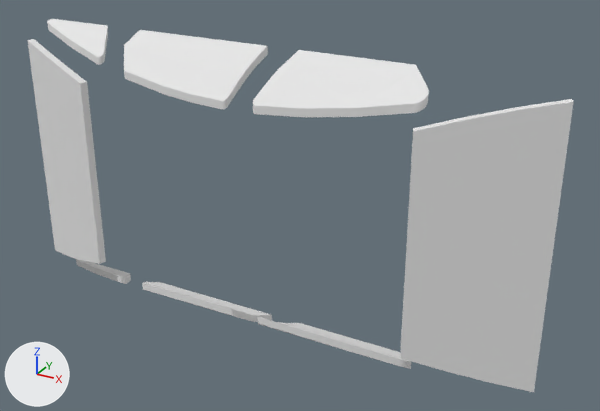
The OBJ model assets/sedan_glass.obj, before and after one commit.
Rendered twice from a 50 mm camera at (15.7, -42.8, 16.4) aimed at (-2.5, -9.8, -0.1). The axes (+X, +Y, +Z) are drawn at lower left. The lights are the same throughout. Where no turn or scale is listed for an object, it has been applied to the vertices.

Before the edit, the objects in view are built like this:
```python
me_fusion = bpy.data.meshes.new('Fusion')
me_fusion.from_pydata(...)  # 575 vertices, 1118 faces; spans x -19.2..9.8, y -12.6..-9.3, z -7.5..7.5
me_fusion.materials.append(mat_color_cccccc)  # white #e7e7e7
ob_fusion = bpy.data.objects.new('Fusion', me_fusion)
ob_fusion.location = (0.0, 0.0, 0.0)
```
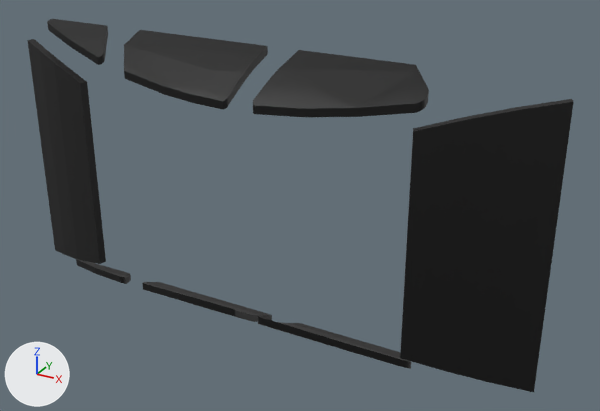
The edits, one by one:
Picture 'black dot.png' (img_black_dot_png) is new.
Material 'Glass' (mat_glass) is new.
Its texture is img_black_dot_png.
Its roughness is 0.526.
me_fusion has 575 vertices, 1118 faces and spans x -19.2..9.8, y -12.6..-9.3, z -7.5..7.5.
me_fusion no longer uses material mat_color_cccccc (white #e7e7e7).
me_fusion now uses material mat_glass (picture img_black_dot_png).

Pixel boxes (x1, y1, x2, y2) of what changed, in the pictures (600 x 411 px):
'Fusion', recoloured (grey to black)
    both: (27, 19, 573, 392)
